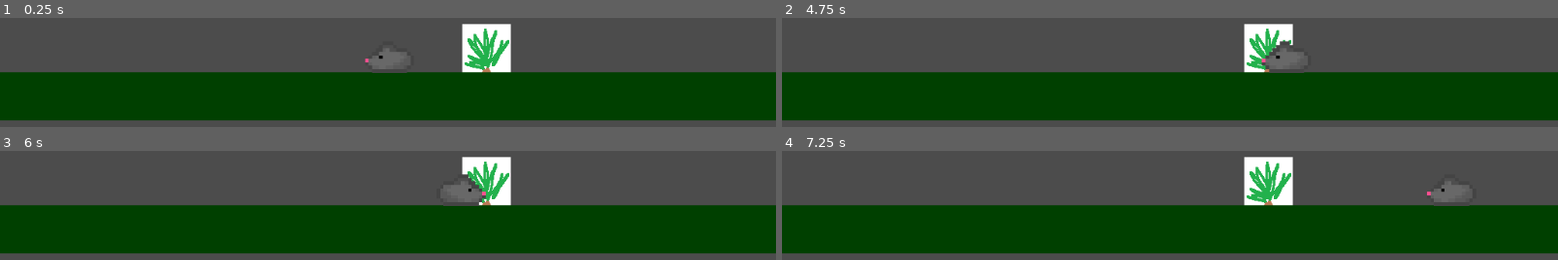
Above: before the commit, frames 1-4 (two rows, left to right).
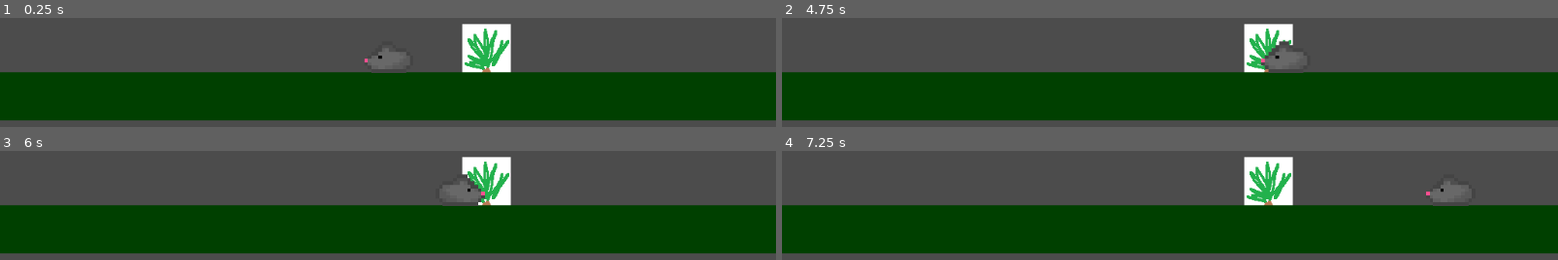
Above: after the commit, the same moments.

Repository: EndersteveGamer/GGJ-2023
Game: Godot game, scene res://Scene/Game.tscn
Same seed, same stepped clock (60 frames per second), same inputs: the game is played once before the commit and once after it.
Inputs:
- Up to frame 1 (0.25 s): no input
- Up to frame 2 (4.75 s): tap Enter at 0.5, 2.75 s; hold Right (ui_right) 0.53-1.28 s; hold Down (ui_down) 1.28-2.03 s; tap Space at 2, 3.5 s; hold Right (ui_right) 2.03-2.78 s; hold Up (ui_up) 2.78-3.53 s; hold Left (ui_left) from 3.53 s (still down)
- Up to frame 3 (6 s): release Left (ui_left) at 5.03 s; hold Down (ui_down) 5.03-5.78 s; tap Enter at 5.75 s; hold Right (ui_right) from 5.78 s (still down)
- Up to frame 4 (7.25 s): release Right (ui_right) at 6.53 s; hold Up (ui_up) from 6.53 s (still down)

The runs differ from the first frame. In frame 1, less than 0.1% of the frame differs, in the area x 47-53%, y 34-51%; in frame 2, less than 0.1%, in the area x 61-68%, y 21-51%; in frame 3, less than 0.1%; in frame 4, less than 0.1%.

Commit message:
Progress

Diff:
--- a/The Other Godot Project/Scene/Game.tscn
+++ b/The Other Godot Project/Scene/Game.tscn
@@ -21,4 +21,4 @@
 texture = ExtResource( 2 )
 
 [node name="Player" parent="." instance=ExtResource( 1 )]
-position = Vector2( 1, 17 )
+position = Vector2( 0, 0 )
--- a/The Other Godot Project/Scene/Rat.tscn
+++ b/The Other Godot Project/Scene/Rat.tscn
@@ -7,10 +7,11 @@
 extents = Vector2( 32, 21 )
 
 [node name="Rat" type="KinematicBody2D"]
+position = Vector2( 0, 11 )
 script = ExtResource( 2 )
 
 [node name="Sprite" type="Sprite" parent="."]
-position = Vector2( 0, -11 )
+position = Vector2( 0, 6 )
 scale = Vector2( 4.625, 4.625 )
 z_index = 1
 texture = ExtResource( 1 )
